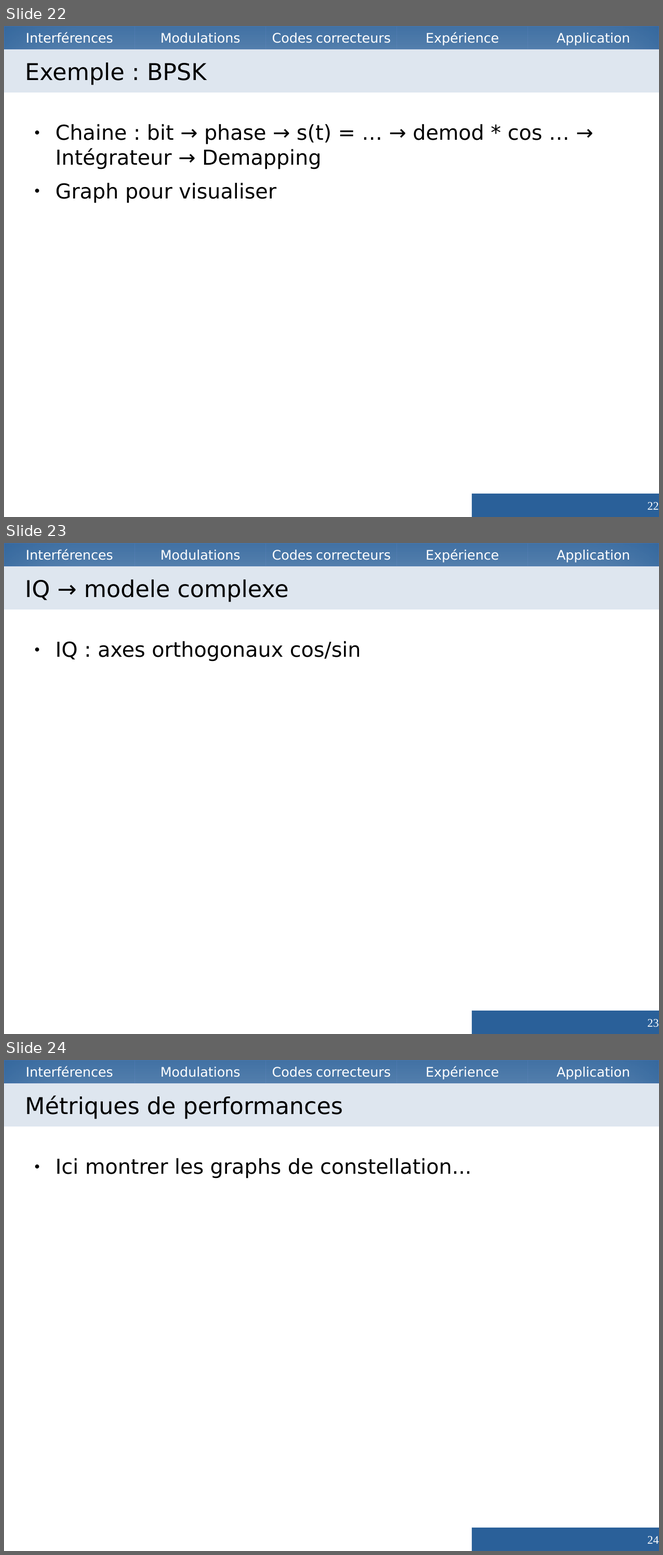
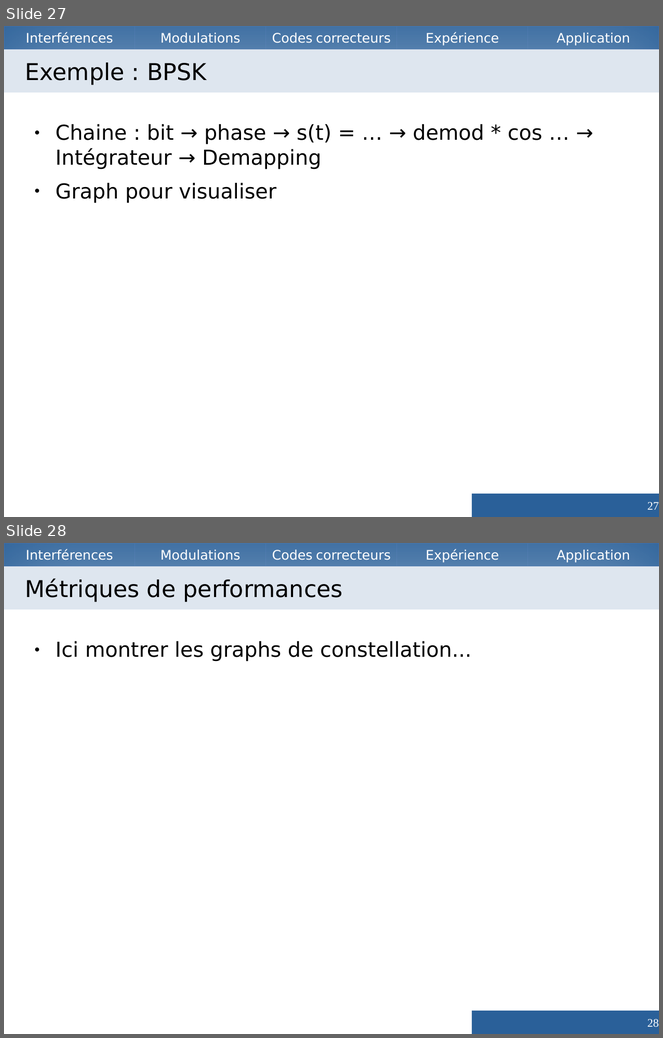
Before and after one commit to Vzrod/tipe, a slide deck: TIPE.odp. Shown one above the other, each under a label of ours: slides 22, 23 and 24 before the commit, slides 27 and 28 after it. The pictures are 663x1555 and 663x1038 pixels, drawn with LibreOffice and Linux fonts; fonts in the diff are those of the drawing. Boxes give left, top, right and bottom in pixels: in the first picture for what was removed or moved away, otherwise in the second. Text is boxed around its words. In the diff, an @@ line names an element or a change of style, - is before the commit and + after.

```diff
--- a/TIPE.odp
+++ b/TIPE.odp
@@ slide 23 removed at box(4, 543, 659, 1034), background #FFFFFF; not listed: 5 template elements that a slide beside it also shows @@
@@ title removed at box(4, 566, 659, 610) @@
-IQ → modele complexe
@@ text removed at box(55, 641, 361, 662) @@
-● IQ : axes orthogonaux cos/sin
@@ page number removed at box(472, 1011, 659, 1034) @@
-23
@@ what was slide 22 is now slide 27 @@
@@ page number at box(648, 502, 659, 510): text changed @@
-22
+27
@@ what was slide 24 is now slide 28 @@
@@ page number at box(648, 1019, 659, 1027): text changed @@
-24
+28
```
Also in this commit, not shown: 2 slides changed, 7 slides added, 1 other slide removed, 3 other files.
